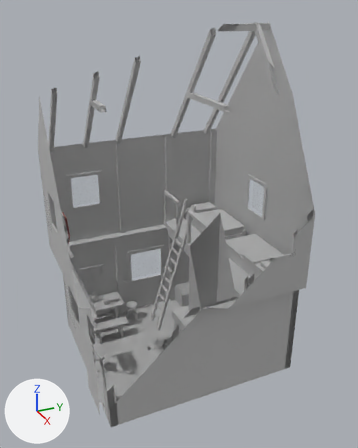
The glTF model game/assets/modelle/gebaeude/neubau/wohnhaus_mensch_s1_g1_innen.glb, before and after one commit.
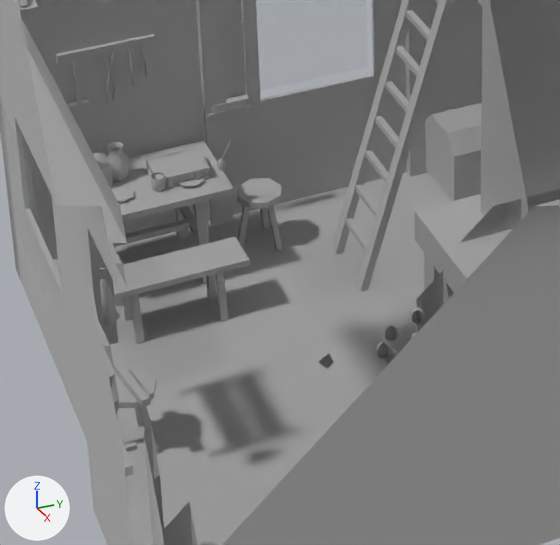
There are two pictures of each version: one whole from a 50 mm lens placed at (9.64, -4.26, 8.4), pointed at (0.25, -0.03, 3.7), one close up on the part from 18% to 58% of the width and 57% to 88% of the height. Lighting does not change. The marker at lower left points along +X, +Y and +Z. The last two pictures show the newer version. Everything nearer to the camera than a plane just in front of the edit is cut away. Vertices at exactly the same position are counted once.

Names of what the first close-up shows: 'Einrichtung_Hausapotheke', 'Einrichtung_Hauswaechter', 'Esstisch_Set', 'Gegenstand_Bauplan', 'Gegenstand_Familienbuch', 'Gegenstand_Geld', 'Gegenstand_Truhe', 'Gegenstand_Werkzeug', 'Glas', 'Herd_Set', 'Raum', 'Vorrat_Set' and 2 more.
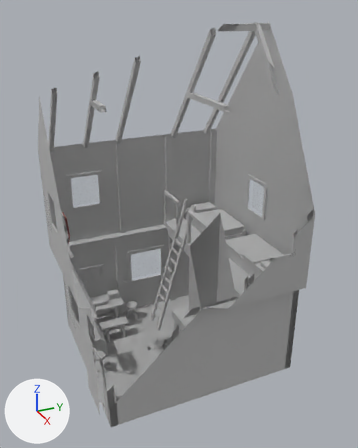
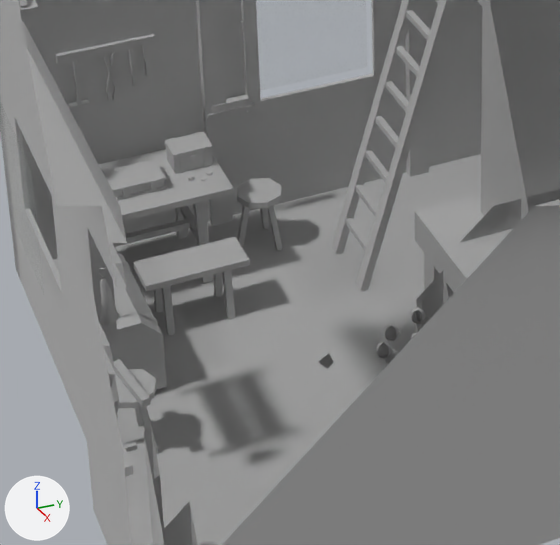
Where the change shows, as pixel boxes [x1, y1, x2, y2] in the close-ups (560 x 545 px; the box of a moved part takes in the faces that stretch with it):
'Esstisch_Set', reshaped (8% shorter)
    before: [106, 140, 283, 344]
    after: [99, 149, 283, 336]
'Gegenstand_Truhe', moved, turned
    before: [425, 103, 482, 201]
    after: [54, 252, 167, 389]
'Gegenstand_Familienbuch', reshaped
    before: [146, 140, 232, 190]
    after: [102, 158, 167, 201]
'Gegenstand_Geld', reshaped
    before: [93, 152, 113, 187]
    after: [165, 132, 213, 181]
part 1 of me_esstisch_set, moved or reshaped (not visible afterwards)
    before: [151, 172, 165, 192]
part 2 of me_esstisch_set, deleted
    before: [111, 186, 134, 202]
part 3 of me_esstisch_set, deleted
    before: [178, 177, 204, 186]
part 4 of me_esstisch_set, moved or reshaped (not visible afterwards)
    before: [106, 142, 130, 181]
part 5 of me_esstisch_set, moved or reshaped
    before: [123, 294, 144, 344]
    after: [133, 262, 175, 336]
part 6 of me_esstisch_set, moved or reshaped
    before: [207, 272, 229, 321]
    after: [216, 270, 235, 319]
part 7 of me_gegenstand_familienbuch, moved or reshaped
    before: [147, 168, 211, 190]
    after: [116, 183, 167, 201]
part 8 of me_gegenstand_familienbuch, moved or reshaped
    before: [148, 166, 208, 186]
    after: [113, 181, 164, 198]
part 9 of me_gegenstand_familienbuch, moved or reshaped
    before: [146, 149, 210, 180]
    after: [103, 159, 166, 192]
part 10 of me_gegenstand_familienbuch, moved or reshaped
    before: [146, 147, 198, 168]
    after: [102, 158, 154, 171]
part 11 of me_gegenstand_familienbuch, moved or reshaped
    before: [166, 173, 173, 188]
    after: [122, 184, 128, 199]
part 12 of me_gegenstand_familienbuch, moved or reshaped
    before: [194, 167, 200, 180]
    after: [150, 177, 156, 192]
part 13 of me_gegenstand_familienbuch, moved or reshaped (not visible afterwards)
    before: [217, 159, 226, 170]
part 14 of me_gegenstand_geld, moved or reshaped (mostly hidden before)
    before: [107, 171, 113, 187]
    after: [166, 147, 213, 174]
part 15 of me_gegenstand_geld, moved or reshaped
    before: [93, 152, 113, 172]
    after: [165, 132, 213, 159]
part 16 of me_gegenstand_geld, moved or reshaped (not visible before)
    after: [170, 138, 184, 173]
part 17 of me_gegenstand_geld, moved or reshaped
    before: [94, 153, 108, 182]
    after: [194, 132, 209, 167]
part 18 of me_gegenstand_geld, moved or reshaped (not visible before)
    after: [191, 154, 197, 163]

The change, as a diff of the scene's bpy script:
```diff
--- a/game/assets/modelle/gebaeude/neubau/wohnhaus_mensch_s1_g1_innen.glb.py
+++ b/game/assets/modelle/gebaeude/neubau/wohnhaus_mensch_s1_g1_innen.glb.py
@@ me_esstisch_set @@
-me_esstisch_set.from_pydata(...)  # 261 vertices, 348 faces; spans x -1.93..-0.8, y -2.05..-0.49, z 0.14..1.15
+me_esstisch_set.from_pydata(...)  # 233 vertices, 310 faces; spans x -1.93..-0.8, y -2.05..-0.49, z 0.14..1.15
+# me_esstisch_set part 1: the loose piece of 32 vertices spanning x -1.5..-1.4, y -1.48..-1.38, z 0.89..1.0 is moved by (0.06, -0.5, 0.0)
+# me_esstisch_set part 2: the loose piece of 14 vertices spanning x -1.56..-1.37, y -1.8..-1.6, z 0.89..0.91 is deleted
+# me_esstisch_set part 3: the loose piece of 14 vertices spanning x -1.54..-1.35, y -1.3..-1.1, z 0.89..0.91 is deleted
+# me_esstisch_set part 4: 56 vertices moved from x -1.8..-1.62, y -1.74..-1.56, z 0.89..1.15 to x -1.84..-1.66, y -2.01..-1.83, z 0.89..1.15
+# me_esstisch_set part 5: 13 vertices moved from x -1.12..-0.81, y -2.0..-1.77, z 0.15..0.59 to x -1.12..-0.81, y -1.73..-1.56, z 0.15..0.59; 7 vertices removed from x -0.89..-0.8, y -1.82..-1.77, z 0.15..0.55; 7 vertices added at x -0.89..-0.8, y -1.61..-1.56, z 0.15..0.55
+# me_esstisch_set part 6: 8 vertices removed from x -1.12..-0.8, y -1.23, z 0.15..0.55; 8 vertices added at x -1.12..-0.8, y -1.12, z 0.15..0.55
 me_esstisch_set.materials.append(mat_innen)
@@ me_gegenstand_familienbuch @@
-me_gegenstand_familienbuch.from_pydata(...)  # 74 vertices, 94 faces; spans x -1.715..-1.423, y -1.44..-0.886, z 0.89..1.152
+me_gegenstand_familienbuch.from_pydata(...)  # 74 vertices, 94 faces; spans x -1.715..-1.423, y -1.934..-1.38, z 0.89..1.152
+# me_gegenstand_familienbuch part 7: the loose piece of 8 vertices spanning x -1.71..-1.43, y -1.44..-1.06, z 0.89..0.908 is moved by (0.0, -0.32, 0.0)
+# me_gegenstand_familienbuch part 8: the loose piece of 8 vertices spanning x -1.7..-1.445, y -1.43..-1.07, z 0.908..0.965 is moved by (0.0, -0.32, 0.0)
+# me_gegenstand_familienbuch part 9: the loose piece of 8 vertices spanning x -1.71..-1.43, y -1.44..-1.06, z 0.965..0.983 is moved by (0.0, -0.32, 0.0)
+# me_gegenstand_familienbuch part 10: the loose piece of 8 vertices spanning x -1.715..-1.7, y -1.44..-1.06, z 0.89..0.983 is moved by (0.0, -0.32, 0.0)
+# me_gegenstand_familienbuch part 11: the loose piece of 8 vertices spanning x -1.47..-1.423, y -1.365..-1.335, z 0.9..0.986 is moved by (0.0, -0.32, 0.0)
+# me_gegenstand_familienbuch part 12: the loose piece of 8 vertices spanning x -1.47..-1.423, y -1.165..-1.135, z 0.9..0.986 is moved by (0.0, -0.32, 0.0)
+# me_gegenstand_familienbuch part 13: the loose piece of 18 vertices spanning x -1.555..-1.485, y -0.98..-0.92, z 0.89..0.96 is moved by (0.0, -0.92, 0.0)
+# other edits to the shape of me_gegenstand_familienbuch do not show in these pictures
 me_gegenstand_familienbuch.materials.append(mat_innen)
@@ me_gegenstand_geld @@
-me_gegenstand_geld.from_pydata(...)  # 76 vertices, 98 faces; spans x -1.828..-1.458, y -1.995..-1.705, z 0.89..1.053
+me_gegenstand_geld.from_pydata(...)  # 76 vertices, 98 faces; spans x -1.798..-1.418, y -1.275..-0.985, z 0.89..1.053
+# me_gegenstand_geld part 14: the loose piece of 8 vertices spanning x -1.82..-1.62, y -1.99..-1.71, z 0.89..1.02 is moved by (0.03, 0.72, 0.0)
+# me_gegenstand_geld part 15: the loose piece of 8 vertices spanning x -1.825..-1.615, y -1.995..-1.705, z 1.02..1.05 is moved by (0.03, 0.72, 0.0)
+# me_gegenstand_geld part 16: the loose piece of 8 vertices spanning x -1.828..-1.612, y -1.955..-1.925, z 0.89..1.053 is moved by (0.03, 0.72, 0.0)
+# me_gegenstand_geld part 17: the loose piece of 8 vertices spanning x -1.828..-1.612, y -1.775..-1.745, z 0.89..1.053 is moved by (0.03, 0.72, 0.0)
+# me_gegenstand_geld part 18: the loose piece of 8 vertices spanning x -1.62..-1.605, y -1.87..-1.83, z 0.96..1.01 is moved by (0.03, 0.72, 0.0)
+# other edits to the shape of me_gegenstand_geld do not show in these pictures
 me_gegenstand_geld.materials.append(mat_innen)
@@ me_gegenstand_truhe @@
-me_gegenstand_truhe.from_pydata(...)  # 40 vertices, 32 faces; spans x -1.93..-1.372, y 0.8..1.75, z 0.19..0.746
+me_gegenstand_truhe.from_pydata(...)  # 40 vertices, 32 faces; spans x -1.195..-0.245, y -2.33..-1.772, z 0.19..0.746
+# me_gegenstand_truhe part 19: the whole mesh is turned 90 degrees about the z axis through its middle, then moved by (0.931, -3.326, 0.0)
 me_gegenstand_truhe.materials.append(mat_innen)
```
